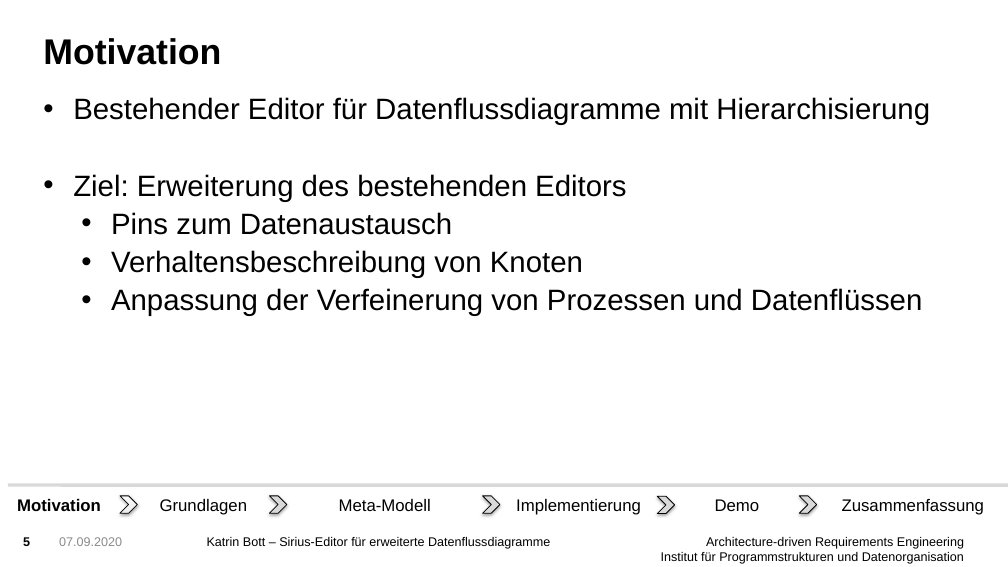
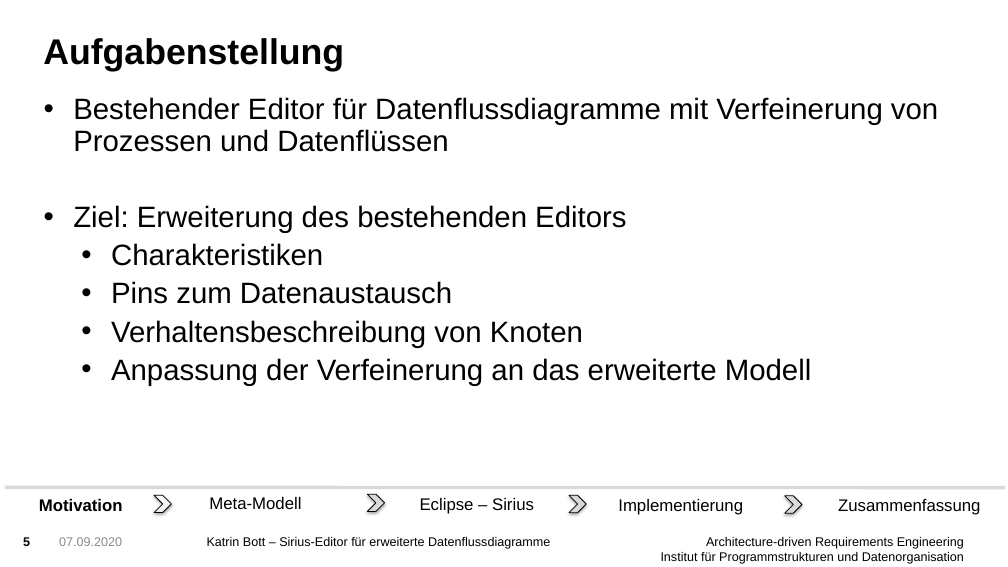
Before and after one commit to FluidTrust/Palladio-Supporting-DataFlowDiagramConfidentiality, a slide deck: slide 5 of bundles/org.palladiosimulator.dataflow.diagram.characterized.editor.sirius/presentation/presentation_bott.pptx. Drawn at 1008x567 pixels with LibreOffice and Linux fonts; fonts in the diff are those of the drawing; background and template pictures are left out. Boxes give left, top, right and bottom in pixels: in the first picture for what was removed or moved away, otherwise in the second. Text is boxed around its words. In the diff, an @@ line names an element or a change of style, - is before the commit and + after.

Commit message:
presentation, minor things in editor

```diff
--- a/bundles/org.palladiosimulator.dataflow.diagram.characterized.editor.sirius/presentation/presentation_bott.pptx
+++ b/bundles/org.palladiosimulator.dataflow.diagram.characterized.editor.sirius/presentation/presentation_bott.pptx
@@ text at (x1=43, y1=38, x2=344, y2=71): text changed @@
-Motivation
+Aufgabenstellung
@@ text at (x1=73, y1=97, x2=938, y2=152): text changed @@
-• Bestehender Editor für Datenflussdiagramme mit Hierarchisierung
+• Bestehender Editor für Datenflussdiagramme mit Verfeinerung von Prozessen und Datenflüssen
@@ text at (x1=111, y1=243, x2=323, y2=266): paragraph added @@
+  • Charakteristiken
@@ text at (x1=111, y1=358, x2=812, y2=385): text changed @@
-  • Anpassung der Verfeinerung von Prozessen und Datenflüssen
+  • Anpassung der Verfeinerung an das erweiterte Modell
@@ line moved from (8, 485) - (1008, 485) to (5, 488) - (1005, 488) @@
@@ text "Motivation" moved from (x1=17, y1=499, x2=101, y2=511) to (x1=39, y1=499, x2=123, y2=511) @@
@@ chevron moved from (x1=120, y1=496, x2=138, y2=513) to (x1=154, y1=495, x2=172, y2=513) @@
@@ text removed at (x1=160, y1=499, x2=248, y2=515) @@
-Grundlagen
@@ text "Meta-Modell" moved from (x1=339, y1=499, x2=431, y2=511) to (x1=209, y1=497, x2=301, y2=509) @@
@@ chevron moved from (x1=269, y1=496, x2=287, y2=513) to (x1=368, y1=495, x2=385, y2=512) @@
@@ text added at (x1=420, y1=498, x2=534, y2=514), 16 pt, text #000000 @@
+Eclipse – Sirius
@@ chevron moved from (x1=482, y1=496, x2=500, y2=513) to (x1=569, y1=495, x2=587, y2=513) @@
@@ text "Implementierung" moved from (x1=516, y1=499, x2=641, y2=515) to (x1=618, y1=499, x2=743, y2=515) @@
@@ chevron removed at (x1=657, y1=496, x2=675, y2=513) @@
@@ text removed at (x1=715, y1=499, x2=760, y2=511) @@
-Demo
@@ chevron moved from (x1=799, y1=496, x2=817, y2=513) to (x1=785, y1=496, x2=802, y2=513) @@
@@ text "Zusammenfassung" moved from (x1=842, y1=499, x2=984, y2=515) to (x1=838, y1=499, x2=980, y2=515) @@
```
Also in this commit, not shown: 14 other slides changed, 9 slides added, 8 slides removed, 1 other file.
